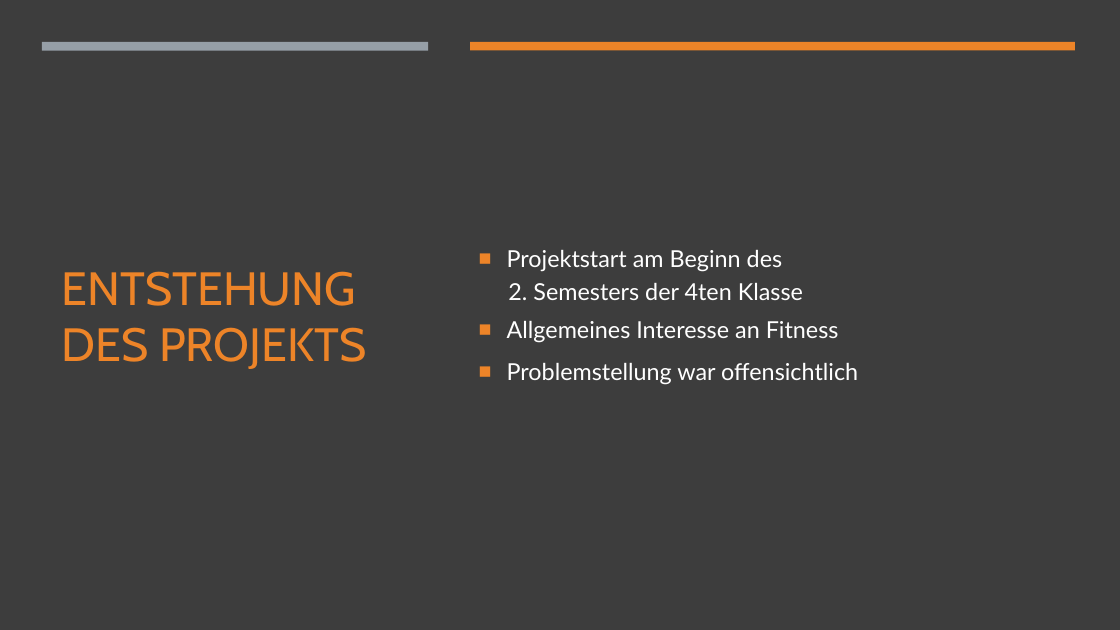
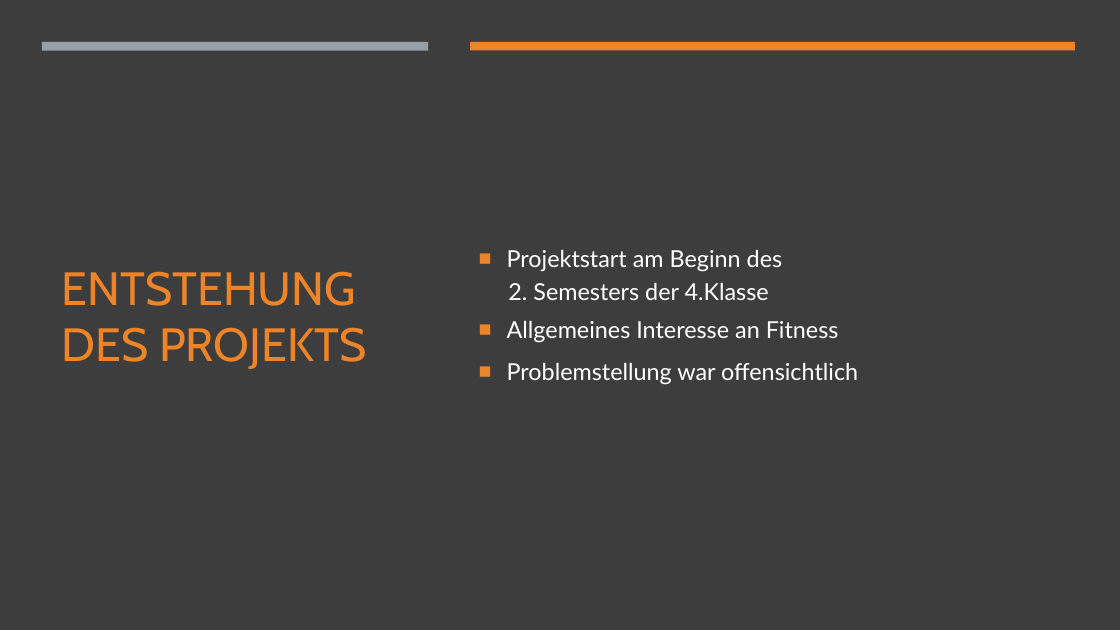
Before and after one commit to GaisbauerLukas/Fitervari-TrainTogether, a slide deck: slide 2 of Documents/Präsentationen/Anfangspräsentation/Anfangspräsentation.pptx. Drawn at 1120x630 pixels with LibreOffice and Linux fonts; fonts in the diff are those of the drawing. Boxes give left, top, right and bottom in pixels: in the first picture for what was removed or moved away, otherwise in the second. Text is boxed around its words. In the diff, an @@ line names an element or a change of style, - is before the commit and + after.

Commit message:
Corrected: 4ten zu 4.

```diff
--- a/Documents/Präsentationen/Anfangspräsentation/Anfangspräsentation.pptx
+++ b/Documents/Präsentationen/Anfangspräsentation/Anfangspräsentation.pptx
@@ text at <box>508,283,769,300</box>: text changed @@
-2. Semesters der 4ten Klasse
+2. Semesters der 4.Klasse
```
